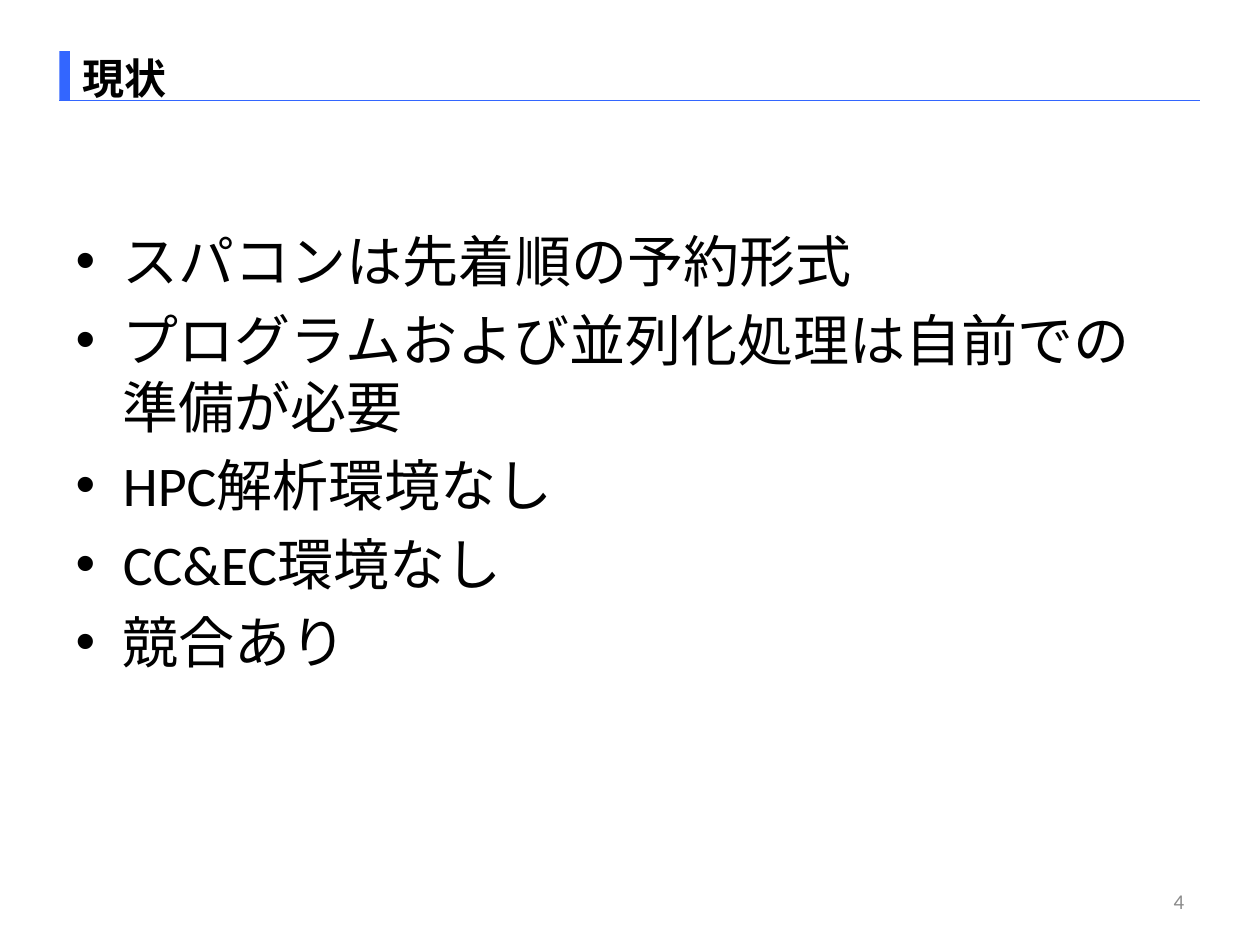
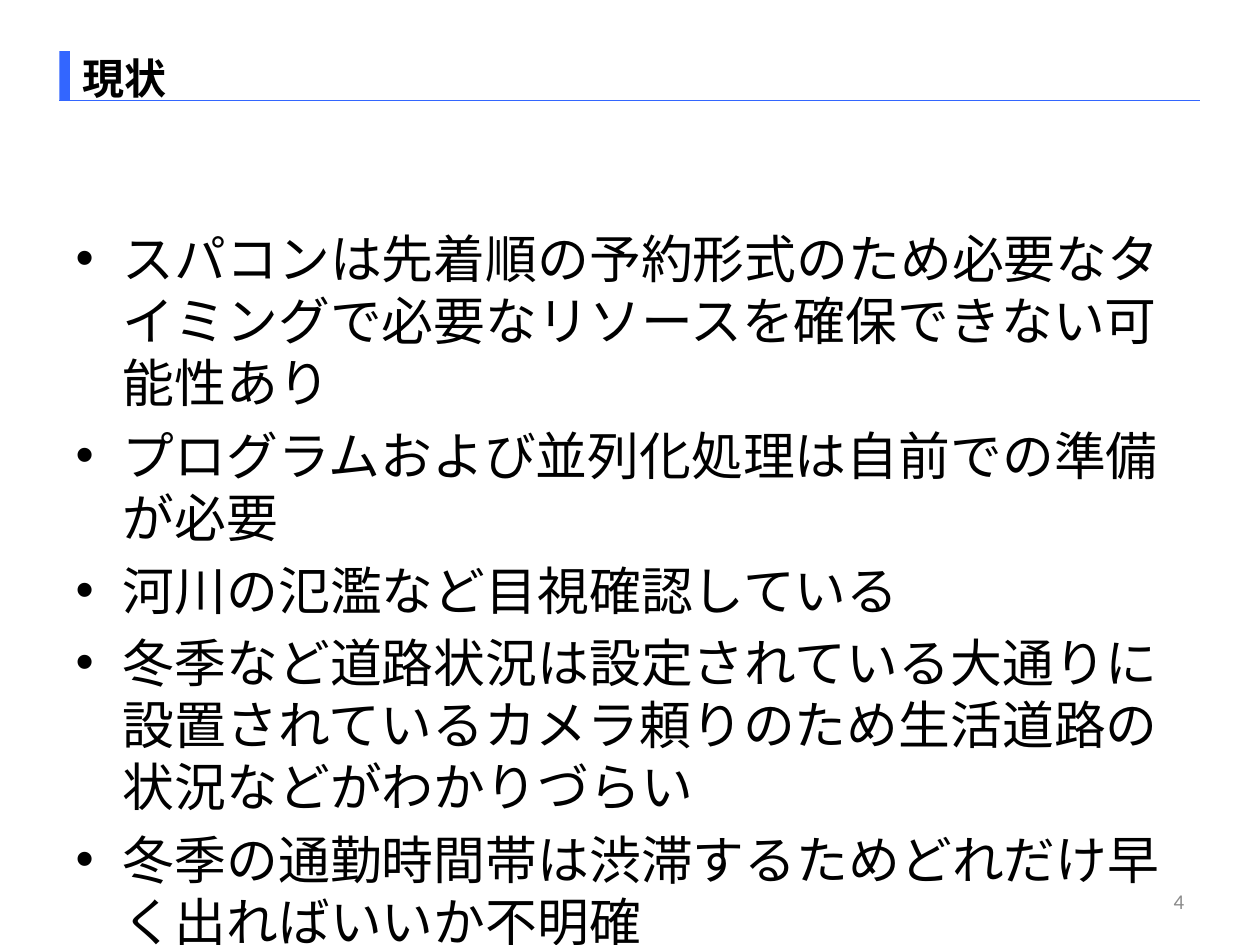
Before and after one commit to SITH-YN/PythonTool, a slide deck: slide 4 of Temp/EMB本部_中村洋太_290863_[HPC解析_CC&ECサービス].pptx. Drawn at 1260x945 pixels with LibreOffice and Linux fonts; fonts in the diff are those of the drawing. Boxes give left, top, right and bottom in pixels: in the first picture for what was removed or moved away, otherwise in the second. Text is boxed around its words. In the diff, an @@ line names an element or a change of style, - is before the commit and + after.

```diff
--- a/Temp/EMB本部_中村洋太_290863_[HPC解析_CC&ECサービス].pptx
+++ b/Temp/EMB本部_中村洋太_290863_[HPC解析_CC&ECサービス].pptx
@@ text at (123, 234, 1159, 406): text changed; size 32 to 29.6 pt @@
-• スパコンは先着順の予約形式
+• スパコンは先着順の予約形式のため必要なタイミングで必要なリソースを確保できない可能性あり
@@ text at (123, 431, 1158, 541): size 32 to 29.6 pt in "プログラムおよび並列化処理は自前での準備が必要" @@
@@ text at (123, 566, 1159, 945): text changed; size 32 to 29.6 pt @@
-• HPC解析環境なし
-• CC&EC環境なし
-• 競合あり
+• 河川の氾濫など目視確認している
+• 冬季など道路状況は設定されている大通りに設置されているカメラ頼りのため生活道路の状況などがわかりづらい
+• 冬季の通勤時間帯は渋滞するためどれだけ早く出ればいいか不明確
```
Also in this commit, not shown: 3 other slides changed.
